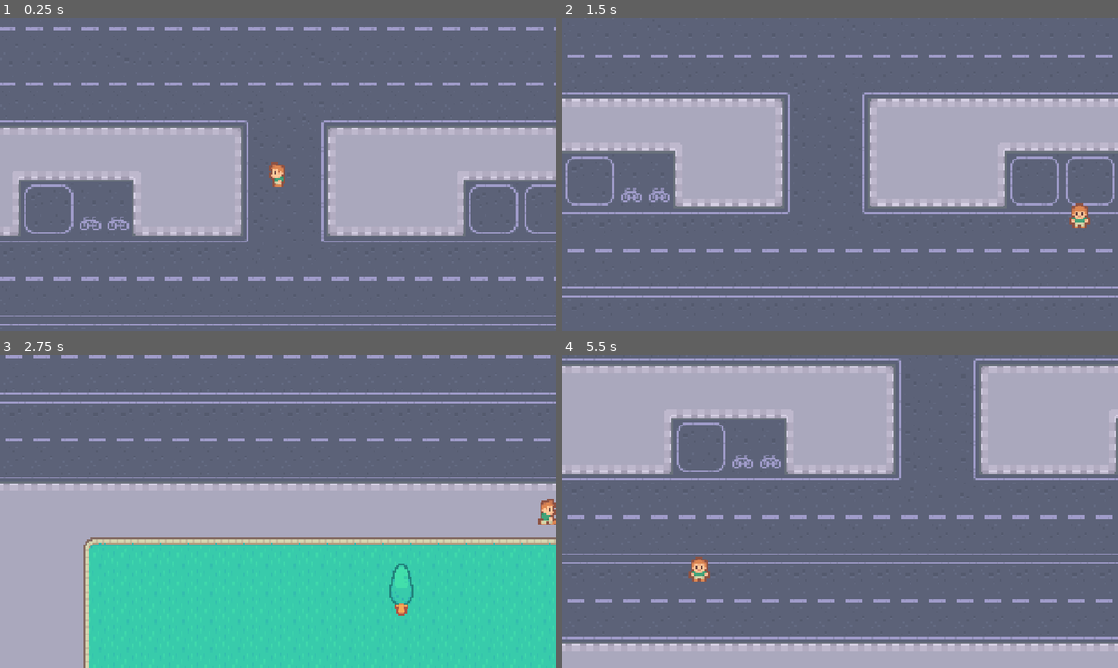
Above: before the commit, frames 1-4 (two rows, left to right).
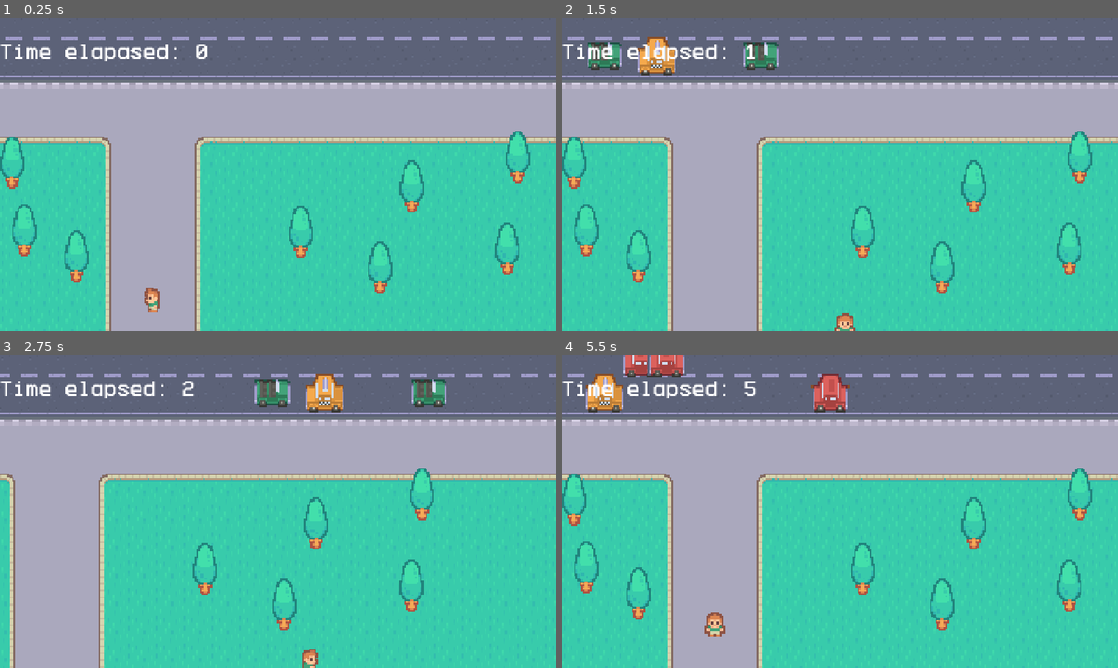
Above: after the commit, the same moments.

Repository: luyuil/godot-study
Game: Godot game, scene res://game.tscn
Two runs of this game, one before a commit and one after it. Both use one fixed random seed, a clock stepped at 60 frames per second and the inputs below.
Inputs:
- Up to frame 1 (0.25 s): no input
- Up to frame 2 (1.5 s): tap Enter at 0.5 s; hold Right (right) 0.53-1.28 s; tap Space (confirm) at 0.6, 1.35 s; hold Down (down) from 1.28 s (still down)
- Up to frame 3 (2.75 s): release Down (down) at 2.03 s; hold Right (right) from 2.03 s (still down); tap Space (confirm) at 2.1 s
- Up to frame 4 (5.5 s): release Right (right) at 2.78 s; hold Up (up) 2.78-3.53 s; tap Space (confirm) every 0.75 s from 2.85 to 5.1 s; hold Left (left) 3.53-5.03 s; hold Down (down) from 5.03 s (still down)

The runs differ from the first frame. In frame 1, 75% of the frame differs, in the area x 0-100%, y 2-100%; in frame 2, 69%; in frame 3, 45%; in frame 4, 82%, in the area x 0-100%, y 0-100%.

Commit message:
完成游戏，学习了定时器，帧率，碰撞层还有页面跳转

Diff:
--- a/过马路/game.gd
+++ b/过马路/game.gd
@@ -1,5 +1,18 @@
 extends Node2D
 
+# 预加载car场景
+var car_scene: PackedScene = preload("res://scenes/Car.tscn")
+# 得分计时
+var score: int = 0
+
+func _on_finish_area_body_entered(_body: Node2D) -> void:
+	call_deferred("change_scene")
+	if score < Global.score:
+		Global.score = score
+	pass # Replace with function body.
+
+func change_scene():
+	get_tree().change_scene_to_file.call_deferred("res://scenes/title.tscn")
 
 # Called when the node enters the scene tree for the first time.
 func _ready() -> void:
@@ -7,10 +20,32 @@
 
 
 # Called every frame. 'delta' is the elapsed time since the previous frame.
-func _process(delta: float) -> void:
+func _process(_delta: float) -> void:
 	pass
 
 
 func _on_timer_timeout() -> void:
 	print("beep")
 	pass # Replace with function body.
+
+
+func _on_car_timer_timeout() -> void:
+	# 创建car场景实例
+	var car = car_scene.instantiate() as Area2D
+
+	var pos_marker = $CarStartPositions.get_children().pick_random() as Marker2D
+	car.position = pos_marker.position
+
+	# 添加car场景实例
+	$Objects.add_child(car)
+	car.connect("body_entered",go_to_title)
+
+	pass # Replace with function body.
+
+func go_to_title(_body):
+	call_deferred("change_scene")
+
+func _on_score_timer_timeout() -> void:
+	score += 1
+	$CanvasLayer/Label.text = 'Time elapsed: ' + str(score)
+	pass # Replace with function body.
--- a/过马路/game.tscn
+++ b/过马路/game.tscn
@@ -4,6 +4,20 @@
 [ext_resource type="Script" uid="uid://8ofkc116ag8b" path="res://game.gd" id="1_fc0e3"]
 [ext_resource type="PackedScene" uid="uid://cw4cbt7a0k4ay" path="res://scenes/palyer.tscn" id="2_e2o6t"]
 [ext_resource type="PackedScene" uid="uid://dse57dah8ap8v" path="res://scenes/tree.tscn" id="3_feb5d"]
+[ext_resource type="PackedScene" uid="uid://cw02hixdh8iaq" path="res://scenes/box.tscn" id="5_7jktm"]
+[ext_resource type="Texture2D" uid="uid://cyvd7ano0gr2u" path="res://graphics/objects/green car.png" id="6_215e1"]
+[ext_resource type="Texture2D" uid="uid://dj52llnylg4k4" path="res://graphics/objects/bin.png" id="7_7sc4i"]
+[ext_resource type="Texture2D" uid="uid://c7qjfq0q2b5px" path="res://graphics/objects/light.png" id="8_80cx4"]
+[ext_resource type="Texture2D" uid="uid://cb3jjcgljidt8" path="res://graphics/objects/taxi.png" id="9_e8heu"]
+[ext_resource type="Texture2D" uid="uid://dir0ijx1vat8r" path="res://graphics/objects/red car.png" id="10_rvswv"]
+[ext_resource type="Texture2D" uid="uid://ccfeud8xg6cuw" path="res://graphics/objects/sign.png" id="11_boyg6"]
+[ext_resource type="Texture2D" uid="uid://dttbp58kfpmvp" path="res://graphics/objects/bench.png" id="12_e36ub"]
+[ext_resource type="Texture2D" uid="uid://cfix5hk4g5ayq" path="res://graphics/objects/box1.png" id="13_hb5m1"]
+[ext_resource type="Texture2D" uid="uid://biqkvd7syv6gn" path="res://graphics/objects/box2.png" id="14_x5p1p"]
+[ext_resource type="Texture2D" uid="uid://ddjvdph1fq1d" path="res://graphics/objects/house1.png" id="15_e8heu"]
+[ext_resource type="Texture2D" uid="uid://cfkdt1e6v38gh" path="res://graphics/objects/house3.png" id="16_rvswv"]
+[ext_resource type="PackedScene" uid="uid://dr810lj25lvnu" path="res://scenes/house.tscn" id="17_boyg6"]
+[ext_resource type="FontFile" uid="uid://cjswd48soto4g" path="res://fonts/Better VCR 9.0.1.ttf" id="18_rvswv"]
 
 [sub_resource type="SegmentShape2D" id="SegmentShape2D_8f67h"]
 a = Vector2(7, -247)
@@ -20,6 +34,36 @@
 [sub_resource type="SegmentShape2D" id="SegmentShape2D_4nysl"]
 a = Vector2(193, 324)
 b = Vector2(193, -321)
+
+[sub_resource type="RectangleShape2D" id="RectangleShape2D_hh0t3"]
+size = Vector2(383, 187)
+
+[sub_resource type="RectangleShape2D" id="RectangleShape2D_8f67h"]
+size = Vector2(10, 14)
+
+[sub_resource type="RectangleShape2D" id="RectangleShape2D_op28x"]
+size = Vector2(46, 39)
+
+[sub_resource type="RectangleShape2D" id="RectangleShape2D_rt84h"]
+size = Vector2(95, 39)
+
+[sub_resource type="RectangleShape2D" id="RectangleShape2D_4nysl"]
+size = Vector2(8, 7)
+
+[sub_resource type="RectangleShape2D" id="RectangleShape2D_57xkg"]
+size = Vector2(8, 6)
+
+[sub_resource type="RectangleShape2D" id="RectangleShape2D_sy8ju"]
+size = Vector2(2, 20)
+
+[sub_resource type="RectangleShape2D" id="RectangleShape2D_27u67"]
+size = Vector2(2, 20)
+
+[sub_resource type="RectangleShape2D" id="RectangleShape2D_7b1lb"]
+size = Vector2(14, 14)
+
+[sub_resource type="RectangleShape2D" id="RectangleShape2D_55rxc"]
+size = Vector2(16, 14)
 
 [node name="Game" type="Node2D" unique_id=841439719]
 script = ExtResource("1_fc0e3")
@@ -28,16 +72,14 @@
 
 [node name="BG" type="Sprite2D" parent="." unique_id=708167897]
 texture = ExtResource("1_80nbo")
-
-[node name="Palyer" parent="." unique_id=1358603997 instance=ExtResource("2_e2o6t")]
-position = Vector2(20, 44)
-
-[node name="Tree" parent="." unique_id=142980876 instance=ExtResource("3_feb5d")]
-position = Vector2(103, 238)
+metadata/_edit_lock_ = true
 
 [node name="borders" type="Node2D" parent="." unique_id=1550572604]
+metadata/_edit_lock_ = true
 
 [node name="StaticBody2D" type="StaticBody2D" parent="borders" unique_id=694037481]
+collision_layer = 8
+collision_mask = 2
 
 [node name="CollisionShape2D" type="CollisionShape2D" parent="borders/StaticBody2D" unique_id=1136923354]
 position = Vector2(-201, -75)
@@ -52,7 +94,197 @@
 [node name="CollisionShape2D4" type="CollisionShape2D" parent="borders/StaticBody2D" unique_id=1963831379]
 shape = SubResource("SegmentShape2D_4nysl")
 
+[node name="finish area" type="Area2D" parent="borders" unique_id=2110386325]
+collision_layer = 8
+collision_mask = 2
+
+[node name="CollisionShape2D" type="CollisionShape2D" parent="borders/finish area" unique_id=979658600]
+position = Vector2(-0.5, -226.5)
+shape = SubResource("RectangleShape2D_hh0t3")
+debug_color = Color(0.9185478, 0.2620803, 0.2945703, 0.41960785)
+
 [node name="Timer" type="Node" parent="." unique_id=173190713]
 
 [node name="Car_Timer" type="Timer" parent="Timer" unique_id=235890394]
+wait_time = 0.1
 autostart = true
+
+[node name="Score_Timer" type="Timer" parent="Timer" unique_id=1713766509]
+autostart = true
+
+[node name="Objects" type="Node2D" parent="." unique_id=1160934279]
+y_sort_enabled = true
+
+[node name="Palyer" parent="Objects" unique_id=1358603997 instance=ExtResource("2_e2o6t")]
+position = Vector2(-104, 302)
+metadata/_edit_group_ = true
+
+[node name="Tree" parent="Objects" unique_id=142980876 instance=ExtResource("3_feb5d")]
+position = Vector2(106, 220)
+
+[node name="Tree2" parent="Objects" unique_id=1061997228 instance=ExtResource("3_feb5d")]
+position = Vector2(45, 237)
+
+[node name="Tree3" parent="Objects" unique_id=152330328 instance=ExtResource("3_feb5d")]
+position = Vector2(-18.870605, 263.00623)
+
+[node name="Tree4" parent="Objects" unique_id=36082776 instance=ExtResource("3_feb5d")]
+position = Vector2(99.97867, 272.56512)
+
+[node name="Tree5" parent="Objects" unique_id=753198271 instance=ExtResource("3_feb5d")]
+position = Vector2(26.727737, 283.4439)
+
+[node name="Tree6" parent="Objects" unique_id=1462487973 instance=ExtResource("3_feb5d")]
+position = Vector2(-185.00002, 223)
+
+[node name="Tree7" parent="Objects" unique_id=1479604727 instance=ExtResource("3_feb5d")]
+position = Vector2(-178, 262)
+
+[node name="Tree8" parent="Objects" unique_id=431933383 instance=ExtResource("3_feb5d")]
+position = Vector2(-148, 277)
+
+[node name="box" parent="Objects" unique_id=115972984 instance=ExtResource("5_7jktm")]
+position = Vector2(-22, 28)
+
+[node name="box2" parent="Objects" unique_id=1459353177 instance=ExtResource("5_7jktm")]
+position = Vector2(80, 30)
+
+[node name="box3" parent="Objects" unique_id=1132461529 instance=ExtResource("5_7jktm")]
+position = Vector2(105, 58)
+
+[node name="stuff" type="Node2D" parent="Objects" unique_id=382743963]
+y_sort_enabled = true
+
+[node name="GreenCar" type="Sprite2D" parent="Objects/stuff" unique_id=74776782]
+position = Vector2(-115, 64)
+texture = ExtResource("6_215e1")
+
+[node name="Bin" type="Sprite2D" parent="Objects/stuff" unique_id=629299324]
+position = Vector2(-51, 64)
+texture = ExtResource("7_7sc4i")
+
+[node name="Light" type="Sprite2D" parent="Objects/stuff" unique_id=92867959]
+position = Vector2(-10, 60)
+texture = ExtResource("8_80cx4")
+
+[node name="Taxi" type="Sprite2D" parent="Objects/stuff" unique_id=1911358667]
+position = Vector2(144, 64)
+texture = ExtResource("9_e8heu")
+
+[node name="RedCar" type="Sprite2D" parent="Objects/stuff" unique_id=1183426428]
+position = Vector2(178, 63)
+texture = ExtResource("10_rvswv")
+
+[node name="Sign" type="Sprite2D" parent="Objects/stuff" unique_id=696674052]
+position = Vector2(56, 59)
+texture = ExtResource("11_boyg6")
+
+[node name="Bench" type="Sprite2D" parent="Objects/stuff" unique_id=131009032]
+position = Vector2(-31, 52)
+texture = ExtResource("12_e36ub")
+
+[node name="Box1" type="Sprite2D" parent="Objects/stuff" unique_id=1535739233]
+position = Vector2(-36, 29)
+texture = ExtResource("13_hb5m1")
+
+[node name="Box2" type="Sprite2D" parent="Objects/stuff" unique_id=82443584]
+position = Vector2(-29, 37)
+texture = ExtResource("14_x5p1p")
+
+[node name="House1" type="Sprite2D" parent="Objects/stuff" unique_id=178182699]
+position = Vector2(-140, -178)
+texture = ExtResource("15_e8heu")
+
+[node name="House3" type="Sprite2D" parent="Objects/stuff" unique_id=2051803717]
+position = Vector2(-162, 40)
+texture = ExtResource("16_rvswv")
+
+[node name="StaticBody2D" type="StaticBody2D" parent="Objects/stuff" unique_id=1962968275]
+
+[node name="CollisionShape2D" type="CollisionShape2D" parent="Objects/stuff/StaticBody2D" unique_id=1632577170]
+position = Vector2(-115, 64)
+shape = SubResource("RectangleShape2D_8f67h")
+
+[node name="CollisionPolygon2D" type="CollisionPolygon2D" parent="Objects/stuff/StaticBody2D" unique_id=112962293]
+polygon = PackedVector2Array(-41, 26, -31, 26, -29, 23, -15, 23, -15, 32, -24, 32, -24, 41, -34, 41, -34, 33, -41, 33)
+
+[node name="CollisionShape2D2" type="CollisionShape2D" parent="Objects/stuff/StaticBody2D" unique_id=326536571]
+position = Vector2(-163, 43.5)
+shape = SubResource("RectangleShape2D_op28x")
+
+[node name="CollisionShape2D3" type="CollisionShape2D" parent="Objects/stuff/StaticBody2D" unique_id=1641473433]
+position = Vector2(-140.5, -168.5)
+shape = SubResource("RectangleShape2D_rt84h")
+
+[node name="CollisionShape2D4" type="CollisionShape2D" parent="Objects/stuff/StaticBody2D" unique_id=131402598]
+position = Vector2(-31, 52.5)
+shape = SubResource("RectangleShape2D_4nysl")
+
+[node name="CollisionShape2D5" type="CollisionShape2D" parent="Objects/stuff/StaticBody2D" unique_id=1750017038]
+position = Vector2(-51, 63)
+shape = SubResource("RectangleShape2D_57xkg")
+
+[node name="CollisionShape2D6" type="CollisionShape2D" parent="Objects/stuff/StaticBody2D" unique_id=567753312]
+position = Vector2(-10, 60)
+shape = SubResource("RectangleShape2D_sy8ju")
+
+[node name="CollisionShape2D7" type="CollisionShape2D" parent="Objects/stuff/StaticBody2D" unique_id=2028232417]
+position = Vector2(56, 58)
+shape = SubResource("RectangleShape2D_27u67")
+
+[node name="CollisionShape2D8" type="CollisionShape2D" parent="Objects/stuff/StaticBody2D" unique_id=245220023]
+position = Vector2(144, 63)
+shape = SubResource("RectangleShape2D_7b1lb")
+
+[node name="CollisionShape2D9" type="CollisionShape2D" parent="Objects/stuff/StaticBody2D" unique_id=1551606849]
+position = Vector2(178, 62)
+shape = SubResource("RectangleShape2D_55rxc")
+
+[node name="House2" parent="Objects" unique_id=1589147753 instance=ExtResource("17_boyg6")]
+position = Vector2(68, -246)
+
+[node name="House3" parent="Objects" unique_id=1975859591 instance=ExtResource("17_boyg6")]
+position = Vector2(151, -192)
+
+[node name="CarStartPositions" type="Node2D" parent="." unique_id=675373138]
+
+[node name="Marker2D" type="Marker2D" parent="CarStartPositions" unique_id=1351867638]
+position = Vector2(-194, -4)
+
+[node name="Marker2D2" type="Marker2D" parent="CarStartPositions" unique_id=355792321]
+position = Vector2(-194, -96)
+
+[node name="Marker2D3" type="Marker2D" parent="CarStartPositions" unique_id=1773894176]
+position = Vector2(-194, 92)
+
+[node name="Marker2D4" type="Marker2D" parent="CarStartPositions" unique_id=532056960]
+position = Vector2(-195, 162)
+
+[node name="Marker2D5" type="Marker2D" parent="CarStartPositions" unique_id=1564631861]
+position = Vector2(196, 114)
+
+[node name="Marker2D6" type="Marker2D" parent="CarStartPositions" unique_id=617103819]
+position = Vector2(196, 142)
+
+[node name="Marker2D7" type="Marker2D" parent="CarStartPositions" unique_id=538601058]
+position = Vector2(195, -24)
+
+[node name="Marker2D8" type="Marker2D" parent="CarStartPositions" unique_id=1407517450]
+position = Vector2(194, -118)
+
+[node name="CanvasLayer" type="CanvasLayer" parent="." unique_id=1987310828]
+
+[node name="Label" type="Label" parent="CanvasLayer" unique_id=1293735754]
+anchors_preset = -1
+offset_left = -1.0
+offset_top = 55.0
+offset_right = 479.0
+offset_bottom = 158.0
+theme_override_fonts/font = ExtResource("18_rvswv")
+theme_override_font_sizes/font_size = 40
+text = "Time elapased: 0
+"
+
+[connection signal="body_entered" from="borders/finish area" to="." method="_on_finish_area_body_entered"]
+[connection signal="timeout" from="Timer/Car_Timer" to="." method="_on_car_timer_timeout"]
+[connection signal="timeout" from="Timer/Score_Timer" to="." method="_on_score_timer_timeout"]
--- a/过马路/project.godot
+++ b/过马路/project.godot
@@ -14,6 +14,10 @@
 run/main_scene="uid://8xhkkif1qxch"
 config/features=PackedStringArray("4.7", "Forward Plus")
 config/icon="res://icon.svg"
+
+[autoload]
+
+Global="*uid://drehurqbxup0l"
 
 [display]
 
@@ -54,6 +58,13 @@
 ]
 }
 
+[layer_names]
+
+2d_physics/layer_1="Terrain"
+2d_physics/layer_2="Player"
+2d_physics/layer_3="Cars"
+2d_physics/layer_4="Walls"
+
 [physics]
 
 3d/physics_engine="Jolt Physics"
--- /dev/null
+++ b/过马路/scenes/Car.tscn
@@ -0,0 +1,31 @@
+[gd_scene format=3 uid="uid://dj2am2kmv011n"]
+
+[ext_resource type="Texture2D" uid="uid://5ilkrpgwaqae" path="res://graphics/cars/yellow.png" id="1_7u4s5"]
+[ext_resource type="Script" uid="uid://72uces4pmm8i" path="res://scenes/car.gd" id="1_ys5ts"]
+[ext_resource type="AudioStream" uid="uid://67kbgqyrnixo" path="res://audio/car.mp3" id="3_qn377"]
+
+[sub_resource type="RectangleShape2D" id="RectangleShape2D_8f67h"]
+size = Vector2(24, 11)
+
+[node name="Car" type="Area2D" unique_id=39793226]
+collision_layer = 4
+collision_mask = 2
+script = ExtResource("1_ys5ts")
+
+[node name="Sprite2D" type="Sprite2D" parent="." unique_id=262764079]
+texture = ExtResource("1_7u4s5")
+
+[node name="CollisionShape2D" type="CollisionShape2D" parent="." unique_id=1900356136]
+position = Vector2(0, 1.5)
+shape = SubResource("RectangleShape2D_8f67h")
+
+[node name="VisibleOnScreenEnabler2D" type="VisibleOnScreenEnabler2D" parent="." unique_id=1785101526]
+
+[node name="AudioStreamPlayer2D" type="AudioStreamPlayer2D" parent="." unique_id=1729303536]
+stream = ExtResource("3_qn377")
+volume_db = -20.0
+autoplay = true
+max_distance = 100.0
+parameters/looping = true
+
+[connection signal="screen_exited" from="VisibleOnScreenEnabler2D" to="." method="_on_visible_on_screen_enabler_2d_screen_exited"]
--- /dev/null
+++ b/过马路/scenes/box.tscn
@@ -0,0 +1,14 @@
+[gd_scene format=3 uid="uid://cw02hixdh8iaq"]
+
+[ext_resource type="Texture2D" uid="uid://cnt1wh4gsf0uo" path="res://graphics/objects/box3.png" id="1_3inec"]
+
+[sub_resource type="RectangleShape2D" id="RectangleShape2D_8f67h"]
+size = Vector2(16, 6)
+
+[node name="box" type="StaticBody2D" unique_id=115972984]
+
+[node name="Sprite2D" type="Sprite2D" parent="." unique_id=2095526841]
+texture = ExtResource("1_3inec")
+
+[node name="CollisionShape2D" type="CollisionShape2D" parent="." unique_id=2026869921]
+shape = SubResource("RectangleShape2D_8f67h")
--- /dev/null
+++ b/过马路/scenes/car.gd
@@ -0,0 +1,29 @@
+extends Area2D
+
+var direction = Vector2.LEFT
+var speed = 150
+var colors = [
+	preload("res://graphics/cars/green.png"),
+	preload("res://graphics/cars/red.png"),
+	preload("res://graphics/cars/yellow.png"),
+	]
+
+# Called when the node enters the scene tree for the first time.
+func _ready() -> void:
+	if position.x < 0:
+		direction.x = 1
+		$Sprite2D.flip_h = true
+	$Sprite2D.texture = colors.pick_random()
+	pass # Replace with function body.
+
+
+# Called every frame. 'delta' is the elapsed time since the previous frame.
+# 这里为什么使用_process，而不是_physics_process，因为设定车辆碰到玩家即结束游戏，不需要进行物理碰撞检测
+func _process(delta: float) -> void:
+	position += direction * speed * delta
+	pass
+
+
+func _on_visible_on_screen_enabler_2d_screen_exited() -> void:
+	queue_free()
+	pass # Replace with function body.
--- /dev/null
+++ b/过马路/scenes/global.gd
@@ -0,0 +1,12 @@
+extends Node
+
+var score: int = 99999999
+
+# Called when the node enters the scene tree for the first time.
+func _ready() -> void:
+	pass # Replace with function body.
+
+
+# Called every frame. 'delta' is the elapsed time since the previous frame.
+func _process(delta: float) -> void:
+	pass
--- /dev/null
+++ b/过马路/scenes/global.tscn
@@ -0,0 +1,13 @@
+[gd_scene format=3 uid="uid://drehurqbxup0l"]
+
+[ext_resource type="Script" uid="uid://csamv2cymibou" path="res://scenes/global.gd" id="1_4pk28"]
+[ext_resource type="AudioStream" uid="uid://cs4pdby8758x4" path="res://audio/S31-City on Speed.ogg" id="2_nmxvb"]
+
+[node name="Global" type="Node" unique_id=2090699979]
+script = ExtResource("1_4pk28")
+
+[node name="AudioStreamPlayer" type="AudioStreamPlayer" parent="." unique_id=952846869]
+stream = ExtResource("2_nmxvb")
+volume_db = -10.0
+autoplay = true
+parameters/looping = true
--- /dev/null
+++ b/过马路/scenes/house.tscn
@@ -0,0 +1,15 @@
+[gd_scene format=3 uid="uid://dr810lj25lvnu"]
+
+[ext_resource type="Texture2D" uid="uid://0v6r8as6euf5" path="res://graphics/objects/house2.png" id="1_d7po0"]
+
+[sub_resource type="RectangleShape2D" id="RectangleShape2D_8f67h"]
+size = Vector2(78, 45)
+
+[node name="House" type="StaticBody2D" unique_id=1589147753]
+
+[node name="Sprite2D" type="Sprite2D" parent="." unique_id=1017484954]
+texture = ExtResource("1_d7po0")
+
+[node name="CollisionShape2D" type="CollisionShape2D" parent="." unique_id=1930362869]
+position = Vector2(0, 20.5)
+shape = SubResource("RectangleShape2D_8f67h")
--- a/过马路/scenes/palyer.gd
+++ b/过马路/scenes/palyer.gd
@@ -2,16 +2,13 @@
 
 
 var direction: Vector2 = Vector2.ZERO
-var speed: int = 200
+var speed: int = 100
 
 func _physics_process(_delta: float) -> void:
 	direction = Input.get_vector("left","right","up","down")
 	velocity = direction * speed
 	animation()
 	move_and_slide()
-
-	if Input.is_action_just_pressed("confirm"):
-		print("start")
 
 func animation():
 	if direction != Vector2.ZERO:
--- a/过马路/scenes/palyer.tscn
+++ b/过马路/scenes/palyer.tscn
@@ -126,6 +126,8 @@
 }]
 
 [node name="Palyer" type="CharacterBody2D" unique_id=2079041363]
+collision_layer = 2
+collision_mask = 13
 script = ExtResource("1_cnjcc")
 
 [node name="CollisionShape2D" type="CollisionShape2D" parent="." unique_id=1805780087]
--- /dev/null
+++ b/过马路/scenes/title.gd
@@ -0,0 +1,14 @@
+extends Control
+
+
+# Called when the node enters the scene tree for the first time.
+func _ready() -> void:
+	$Label2.text = 'High Score:' + str(Global.score)
+	pass # Replace with function body.
+
+
+# Called every frame. 'delta' is the elapsed time since the previous frame.
+func _process(_delta: float) -> void:
+	if Input.is_action_just_pressed("confirm"):
+		get_tree().change_scene_to_file("res://game.tscn")
+	pass
--- /dev/null
+++ b/过马路/scenes/title.tscn
@@ -0,0 +1,73 @@
+[gd_scene format=3 uid="uid://cbljhy3275rf7"]
+
+[ext_resource type="FontFile" uid="uid://bcadcqrpfw324" path="res://fonts/Crackman.otf" id="1_p6dhs"]
+[ext_resource type="Script" uid="uid://dqrblds836f40" path="res://scenes/title.gd" id="1_pyl7j"]
+[ext_resource type="Texture2D" uid="uid://x07mhg0hud7s" path="res://graphics/player/player_simple.png" id="2_pyl7j"]
+[ext_resource type="FontFile" uid="uid://cjswd48soto4g" path="res://fonts/Better VCR 9.0.1.ttf" id="3_b3w7a"]
+
+[node name="Title" type="Control" unique_id=656466556]
+layout_mode = 3
+anchors_preset = 15
+anchor_right = 1.0
+anchor_bottom = 1.0
+grow_horizontal = 2
+grow_vertical = 2
+script = ExtResource("1_pyl7j")
+
+[node name="ColorRect" type="ColorRect" parent="." unique_id=1447687226]
+layout_mode = 1
+anchors_preset = 15
+anchor_right = 1.0
+anchor_bottom = 1.0
+grow_horizontal = 2
+grow_vertical = 2
+color = Color(0.3882353, 0.23529412, 0.39607844, 1)
+
+[node name="Label" type="Label" parent="." unique_id=420806113]
+layout_mode = 1
+anchors_preset = -1
+anchor_left = 0.5
+anchor_top = 0.5
+anchor_right = 0.5
+anchor_bottom = 0.5
+offset_left = -352.5
+offset_top = -84.5
+offset_right = 352.5
+offset_bottom = -250.0
+grow_horizontal = 2
+grow_vertical = 2
+theme_override_fonts/font = ExtResource("1_p6dhs")
+theme_override_font_sizes/font_size = 140
+text = "Car Game"
+
+[node name="TextureRect" type="TextureRect" parent="." unique_id=780827166]
+layout_mode = 1
+anchors_preset = 8
+anchor_left = 0.5
+anchor_top = 0.5
+anchor_right = 0.5
+anchor_bottom = 0.5
+offset_left = -50.0
+offset_top = -50.0
+offset_right = 50.0
+offset_bottom = 50.0
+grow_horizontal = 2
+grow_vertical = 2
+texture = ExtResource("2_pyl7j")
+
+[node name="Label2" type="Label" parent="." unique_id=1180081610]
+layout_mode = 1
+anchors_preset = -1
+anchor_left = 0.5
+anchor_top = 0.5
+anchor_right = 0.5
+anchor_bottom = 0.5
+offset_left = -59.5
+offset_top = 158.0
+offset_right = 59.5
+offset_bottom = 25.0
+grow_horizontal = 2
+grow_vertical = 2
+theme_override_fonts/font = ExtResource("3_b3w7a")
+theme_override_font_sizes/font_size = 30
+text = "High Score:   0"
--- a/过马路/scenes/tree.tscn
+++ b/过马路/scenes/tree.tscn
@@ -4,9 +4,10 @@
 [ext_resource type="Script" uid="uid://cs2mog6w7rkvy" path="res://scenes/tree.gd" id="2_cgjip"]
 
 [sub_resource type="RectangleShape2D" id="RectangleShape2D_8f67h"]
-size = Vector2(12, 20)
+size = Vector2(10, 16)
 
 [node name="tree" type="StaticBody2D" unique_id=1061997228]
+collision_mask = 0
 script = ExtResource("2_cgjip")
 
 [node name="Tree1" type="Sprite2D" parent="." unique_id=1354116081]
Not shown, added: 过马路/scenes/car.gd.uid
Not shown, added: 过马路/scenes/global.gd.uid
Not shown, added: 过马路/scenes/title.gd.uid
